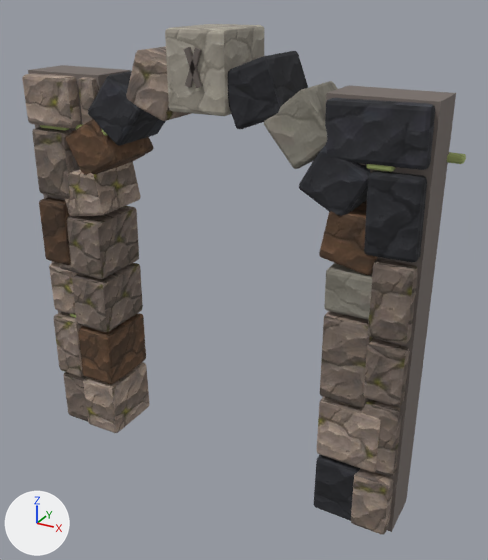
Renders of the glTF model assets/models/build/arch_doorway__cut_stone.glb from each side of a commit.
The view is the same before and after, from a 50 mm camera at (1.58, -2.62, 2.39) aimed at (0.12, 0.03, 1.06). Arrows for +X, +Y and +Z are at lower left; the lights stay in place. The picture after the commit comes second. Vertices at exactly the same position are counted once.

Before the edit, the objects in view are built like this:
```python
me_cube_051 = bpy.data.meshes.new('Cube.051')
me_cube_051.from_pydata(...)  # 2220 vertices, 4272 faces; spans x -1.04..1.06, y -0.2..0.18, z 0.0..2.22
me_cube_051.materials.append(mat_limestone_b)  # picture img_limestone_b
me_cube_051.materials.append(mat_charcoal__0_50)  # grey #766c67
me_cube_051.materials.append(mat_stone_b)  # picture img_stone_b
me_cube_051.materials.append(mat_stone_a)  # picture img_stone_a
me_cube_051.materials.append(mat_stone_c)  # picture img_stone_c
me_cube_051.materials.append(mat_brownrock_b)  # picture img_brownrock_b
me_cube_051.materials.append(mat_basalt_b)  # picture img_basalt_b
me_cube_051.materials.append(mat_basalt_a)  # picture img_basalt_a
me_cube_051.materials.append(mat_moss__0_06)  # green #a1ae6c
me_cube_051.materials.append(mat_moss__0_03)  # green #a4b16e
me_cube_051.materials.append(mat_moss__0_09)  # green #acba74
me_cube_051.materials.append(mat_moss__0_01)  # green #a5b26f
me_cube_051.materials.append(mat_moss__0_00)  # green #a6b36f
me_cube_051.materials.append(mat_moss__0_09_1)  # green #9fab6a
me_cube_051.materials.append(mat_brownrock_a)  # picture img_brownrock_a
me_cube_051.materials.append(mat_limestone_c)  # picture img_limestone_c
me_cube_051.materials.append(mat_charcoal__0_20)  # dark grey #6a615c
ob_model = bpy.data.objects.new('model', me_cube_051)
ob_model.location = (0.0, 0.0, 0.0)
```
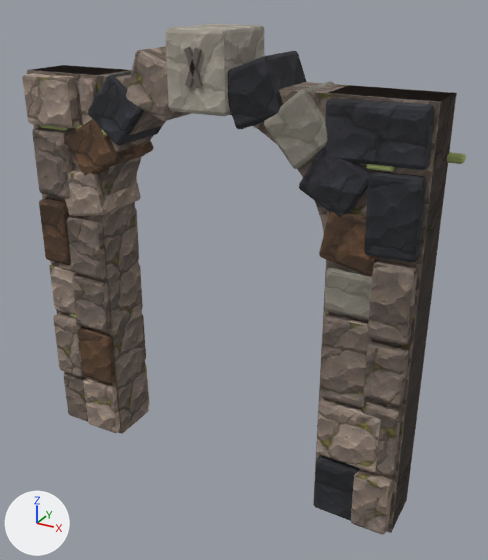
Location of each change, (x1, y1, x2, y2) in pixels of the pictures (488 x 560 px):
part 1 of me_cube_051, added
    after: (27, 65, 457, 533)
part 2 of me_cube_051, surface changed
    both: (22, 25, 435, 534)

The change in detail:
me_cube_051 is used by ob_model.
me_cube_051 had 2220 vertices, 4272 faces and spanned x -1.04..1.06, y -0.2..0.18, z 0.0..2.22.
me_cube_051 now has 2278 vertices, 4384 faces and spans x -1.04..1.06, y -0.2..0.18, z 0.0..2.22.
me_cube_051 part 1: a new loose piece of 58 vertices spanning x -1.0..1.0, y -0.13..0.13, z 0.0..2.0, in mat_stone_b (picture img_stone_b).
me_cube_051 part 2: 3240 kept faces spanning x -0.99..0.99, y -0.18..0.18, z 0.01..2.22 get new texture (UV) coordinates.
